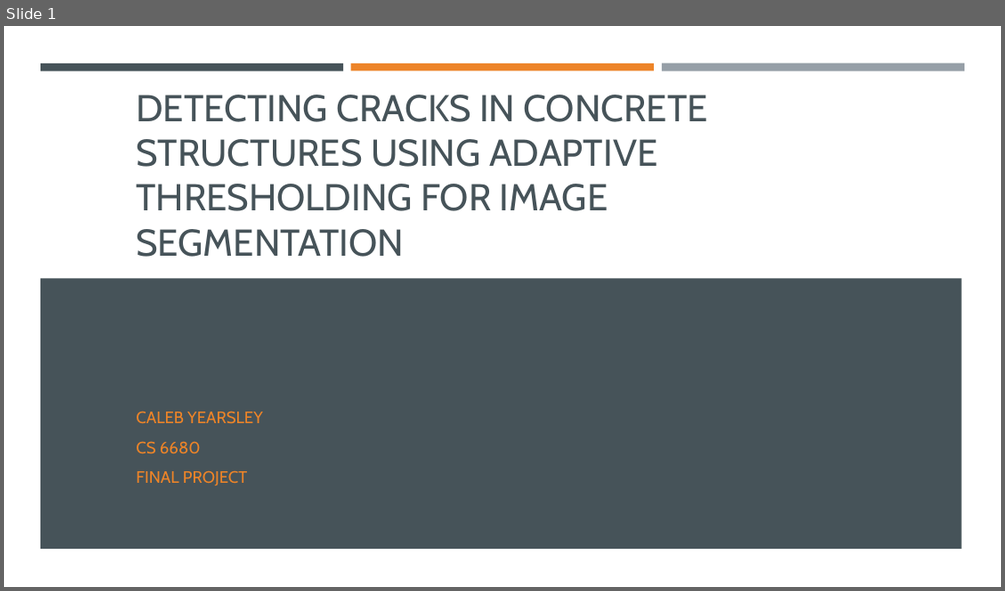
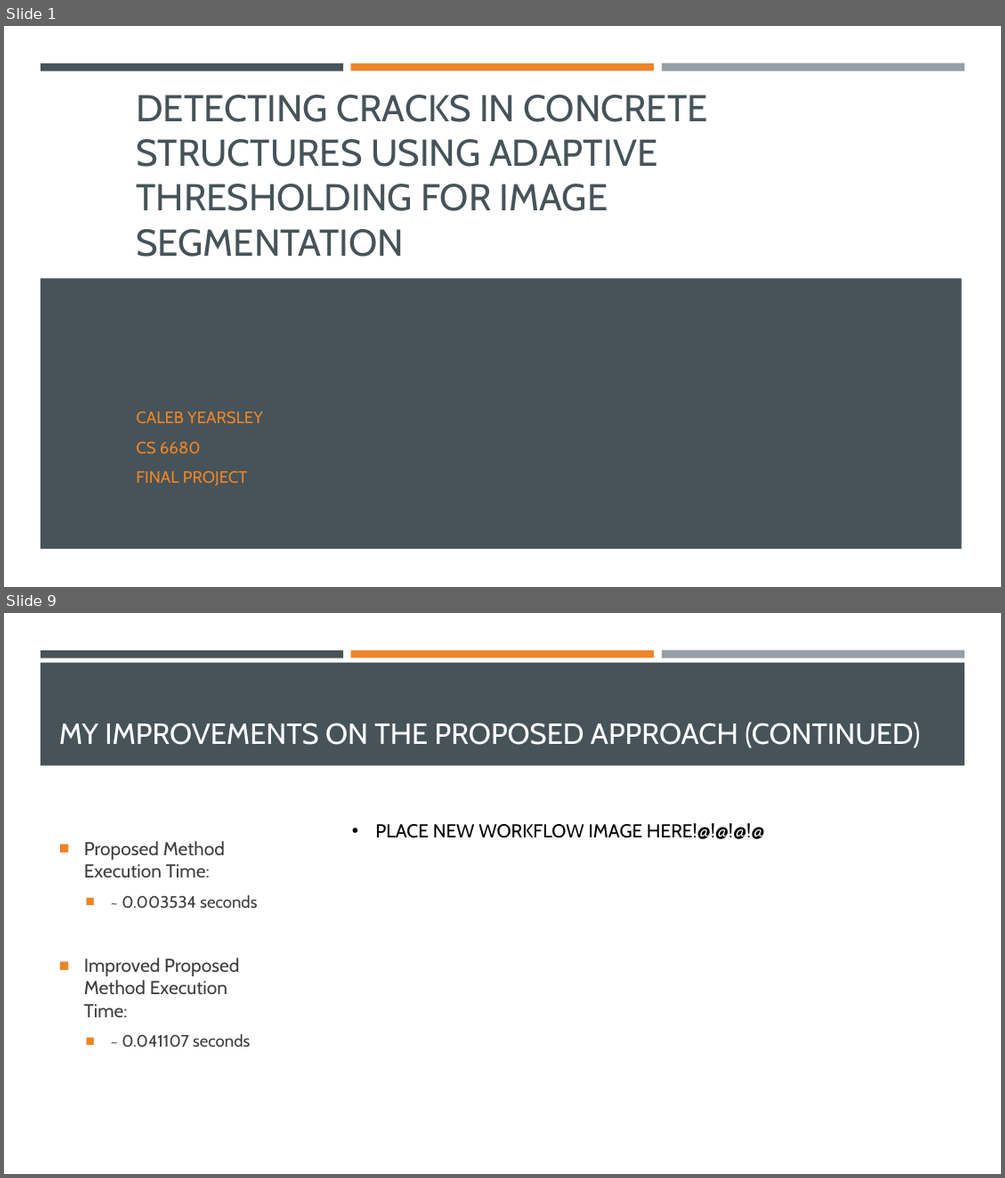
Before and after one commit to cyearsley/cs6680-DCCSUATFIS, a slide deck: Detecting Cracks in Concrete Structures Using Adaptive Thresholding.pptx. Shown one above the other, each under a label of ours: slide 1 before the commit, slides 1 and 9 after it; the slides between them are not shown. The pictures are 1005x591 and 1005x1178 pixels, drawn with LibreOffice and Linux fonts; fonts in the diff are those of the drawing. Boxes give left, top, right and bottom in pixels: in the first picture for what was removed or moved away, otherwise in the second. Text is boxed around its words. In the diff, an @@ line names an element or a change of style, - is before the commit and + after.

Commit message:
Work on powerpoint some more... Apply some scenarios to produce some images.

```diff
--- a/Detecting Cracks in Concrete Structures Using Adaptive Thresholding.pptx
+++ b/Detecting Cracks in Concrete Structures Using Adaptive Thresholding.pptx
@@ slide 9 added at box(4, 613, 1001, 1174), background #FFFFFF; not listed: 3 template elements that a slide beside it also shows @@
@@ rectangle added at box(40, 662, 965, 765), fill #465359 @@
@@ title added at box(59, 722, 920, 748), 28 pt, text #FFFFFF @@
+MY IMPROVEMENTS ON THE PROPOSED APPROACH (CONTINUED)
@@ text added at box(375, 823, 765, 839), 18 pt, text #000000 @@
+• PLACE NEW WORKFLOW IMAGE HERE!@!@!@!@
@@ text added at box(84, 841, 257, 1046), 18 pt, text #3D3D3D @@
+■ Proposed Method Execution Time:
+  ■ ~ 0.003534 seconds
+■ Improved Proposed Method Execution Time:
+  ■ ~ 0.041107 seconds
```
Also in this commit, not shown: 4 slides changed, 9 other slides added, 1 slide removed, 6 other files.
